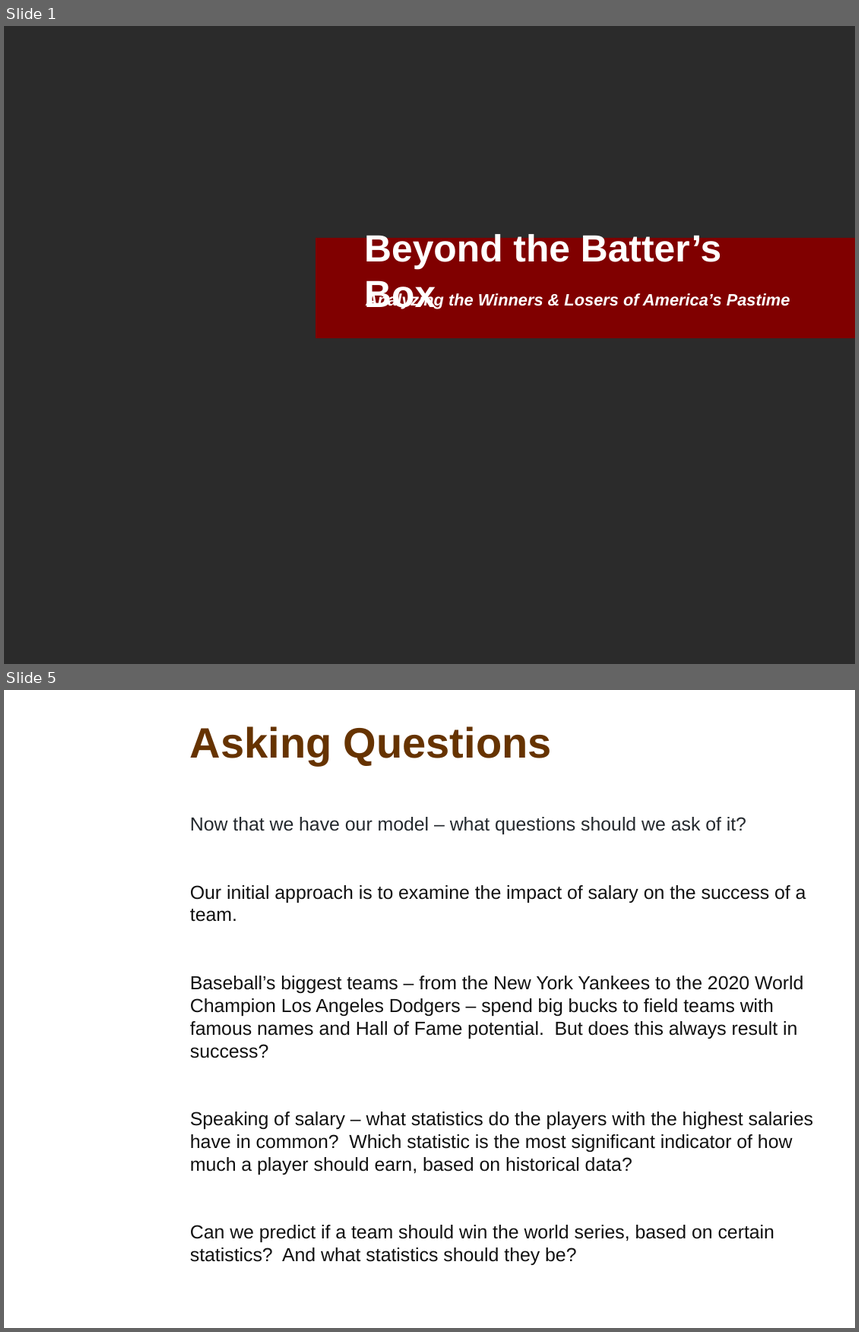
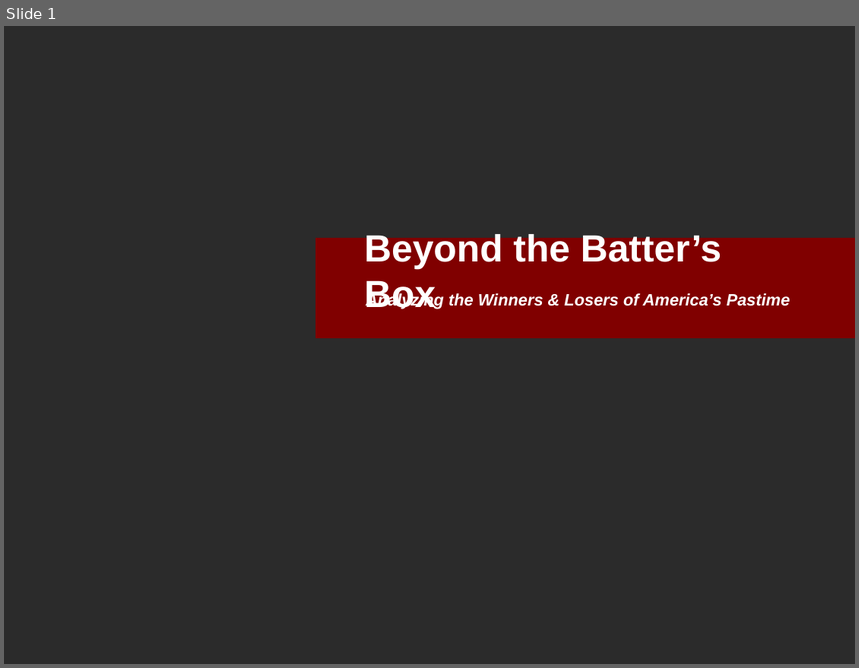
Before and after one commit to davidfashbinder/final_project, a slide deck: Final Presentation.pptx. Shown one above the other, each under a label of ours: slides 1 and 5 before the commit, slide 1 after it; the slides between them are not shown. The pictures are 859x1332 and 859x668 pixels, drawn with LibreOffice and Linux fonts; fonts in the diff are those of the drawing; background and template pictures are left out; a plain dark background stands for a picture behind light text. Boxes give left, top, right and bottom in pixels: in the first picture for what was removed or moved away, otherwise in the second. Text is boxed around its words. In the diff, an @@ line names an element or a change of style, - is before the commit and + after.

```diff
--- a/Final Presentation.pptx
+++ b/Final Presentation.pptx
@@ slide 5 removed at box(4, 690, 855, 1328), background picture (left out) @@
@@ title removed at box(190, 726, 552, 765) @@
-Asking Questions
@@ text removed at box(190, 817, 814, 1265) @@
-Now that we have our model – what questions should we ask of it?
-Our initial approach is to examine the impact of salary on the success of a team.
-Baseball’s biggest teams – from the New York Yankees to the 2020 World Champion Los Angeles Dodgers – spend big bucks to field teams with famous names and Hall of Fame potential. But does this always result in success?
-Speaking of salary – what statistics do the players with the highest salaries have in common? Which statistic is the most significant indicator of how much a player should earn, based on historical data?
-Can we predict if a team should win the world series, based on certain statistics? And what statistics should they be?
```
Also in this commit, not shown: 9 slides changed, 7 slides added, 1 other slide removed.
